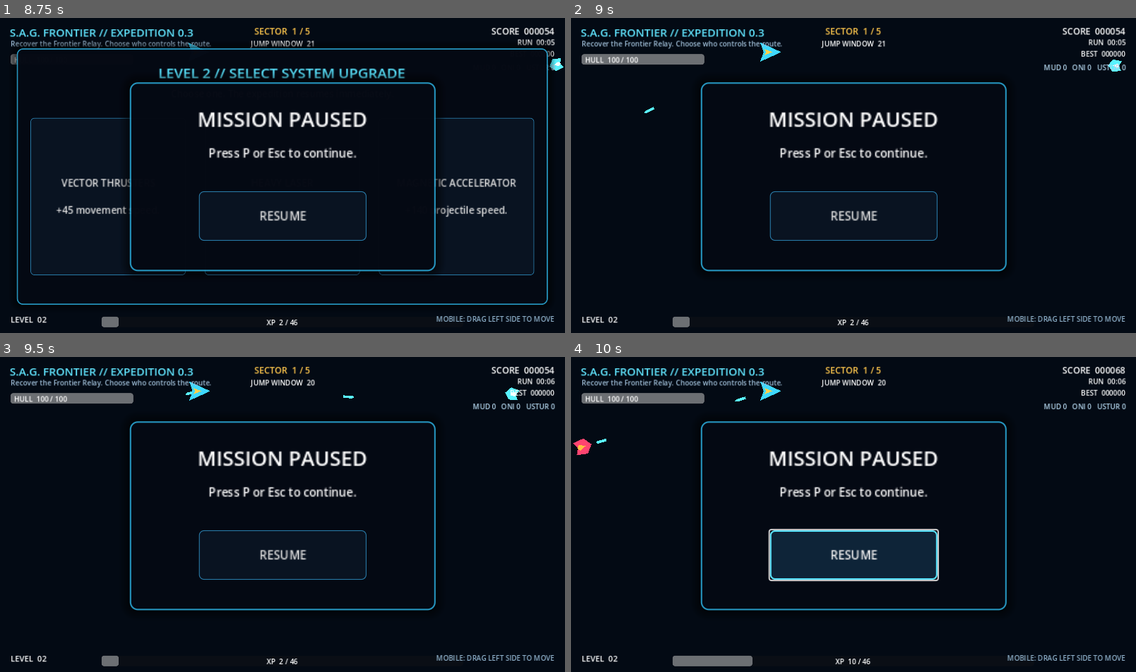
Above: before the commit, frames 1-4 (two rows, left to right).
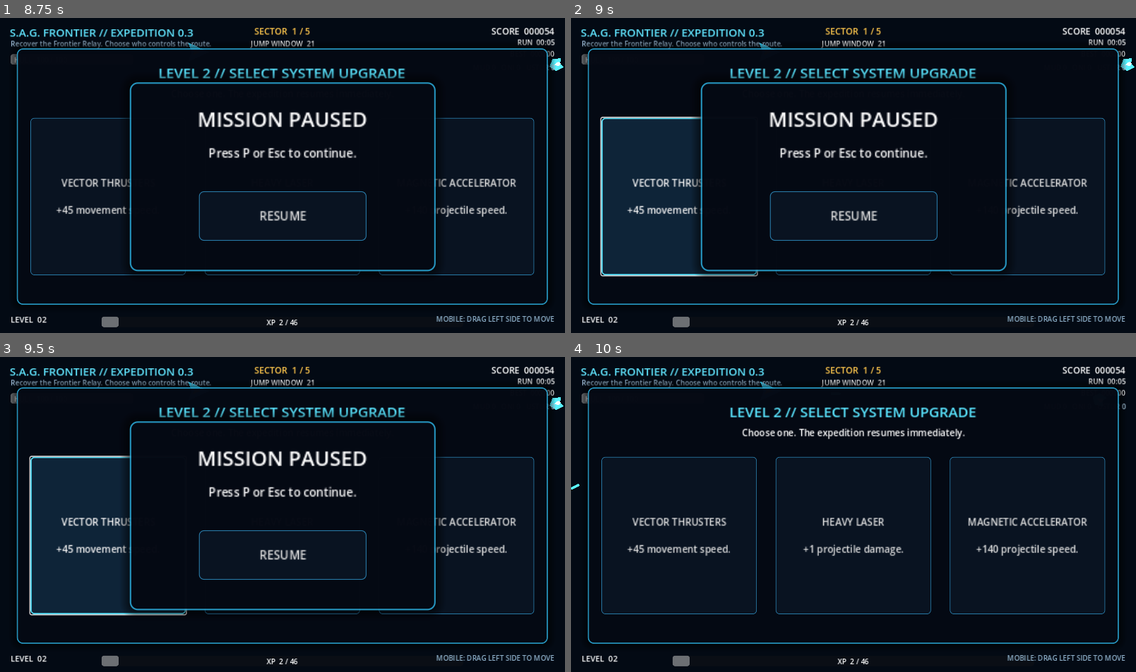
Above: after the commit, the same moments.

Repository: Kiwimii/sag-frontier
Game: Godot game, scene res://scenes/main.tscn
Same seed, same stepped clock (60 frames per second), same inputs: the game is played once before the commit and once after it.
Inputs (mouse positions are in pixels of both pictures, inside the frame that each line leads up to):
- Up to frame 1 (8.75 s): click "LAUNCH EXPEDITION" at 0.5 s; tap Enter at 1.25 s; move the mouse to (254, 238) at 1.27 s; hold W (move_up) 1.28-2 s; tap P at 1.35, 2.85, 5.1, 5.75, 6.6, 7.25, 8.1 s; click (254, 238) at 1.42 s; drag from (452, 222) to (28, 106) at 2.02 s; move the mouse to (113, 128) at 2.77 s; hold A (move_left) 2.78-3.5 s; click "RESUME" at 3.5 s; drag from (310, 175) to (203, 46) at 4.27 s; move the mouse to (197, 96) at 5.02 s; hold S (move_down) 5.03-5.75 s; drag from (406, 159) to (322, 24) at 5.77 s; move the mouse to (169, 191) at 6.52 s; hold W (move_up) 6.53-7.25 s; click (169, 191) at 6.67 s; drag from (339, 106) to (5, 147) at 7.27 s; move the mouse to (254, 238) at 8.02 s; hold D (move_right) from 8.03 s (still down)
- Up to frame 2 (9 s): release D (move_right) at 8.75 s; click "VECTOR THRUSTERS +45 movement…" at 8.75 s
- Up to frame 3 (9.5 s): no input
- Up to frame 4 (10 s): click (853, 536) at 9.5 s, where only the run after the commit has a clickable "HEAVY LASER +1 projectile dam…"

Frame 1 is identical in both runs. In frame 2, 13% of the frame differs, in the area x 2-100%, y 7-92%; in frame 3, 13%, in the area x 2-100%, y 6-92%; in frame 4, 11%.

Commit message:
Enforce valid gameplay state transitions

Diff:
--- a/godot/scripts/services/game_flow.gd
+++ b/godot/scripts/services/game_flow.gd
@@ -11,9 +11,42 @@
 }
 
 var state: State = State.COMMAND
+var last_rejected_transition: Dictionary = {}
 
-func transition(next_state: State) -> void:
+func transition(next_state: State) -> bool:
+	if next_state == state:
+		return true
+	if not can_transition_to(next_state):
+		last_rejected_transition = {
+			"from": state,
+			"to": next_state,
+		}
+		push_warning("Rejected Frontier flow transition %s -> %s" % [
+			State.keys()[state],
+			State.keys()[next_state],
+		])
+		return false
 	state = next_state
+	last_rejected_transition.clear()
+	return true
+
+func can_transition_to(next_state: State) -> bool:
+	if next_state == state:
+		return true
+	match state:
+		State.COMMAND:
+			return next_state == State.RUNNING
+		State.RUNNING:
+			return next_state in [State.UPGRADE, State.ROUTE, State.PAUSED, State.RESULT]
+		State.UPGRADE:
+			return next_state in [State.RUNNING, State.RESULT]
+		State.ROUTE:
+			return next_state in [State.RUNNING, State.RESULT]
+		State.PAUSED:
+			return next_state in [State.RUNNING, State.RESULT]
+		State.RESULT:
+			return next_state in [State.COMMAND, State.RUNNING]
+	return false
 
 func is_run_active() -> bool:
 	return state in [State.RUNNING, State.UPGRADE, State.ROUTE, State.PAUSED]
